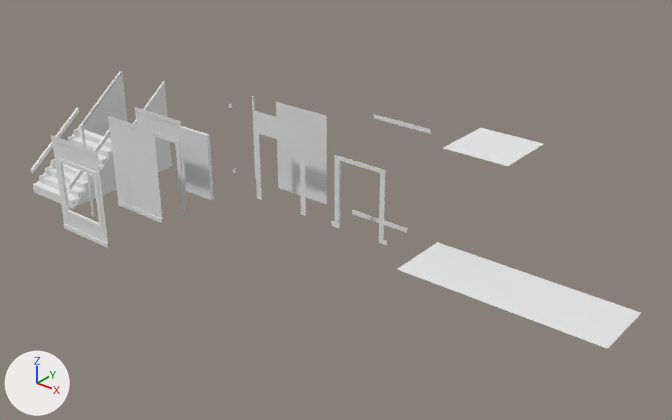
The Blender file resources/data/craftsmanWalls.blend, before and after one commit.
One viewpoint serves both versions: a 50 mm camera at (20.38, -19.09, 12.35) aimed at (5.71, -0.74, 0.97). Arrows for +X, +Y and +Z are at lower left; the lights stay in place.

The first picture shows 'door', 'doorway', 'floorCarpetPink', 'floorLinoleum', 'floorWoodDark', 'primBaseboard', 'primCasing', 'primCeiling', 'primCrown', 'primDoorway', 'primWall', 'primWallCorner', 'stairWallSideLeft', 'stairs', 'wall', 'windowframe'.
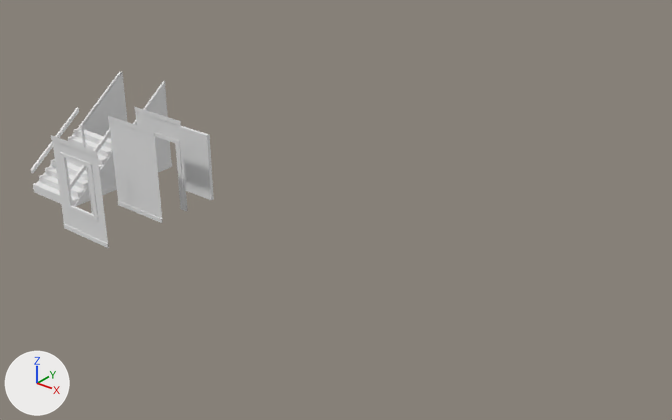
What differs and where, as boxes (x1, y1, x2, y2) in the pictures (672 x 420 px; the box of a moved part takes in the faces that stretch with it):
'floorWoodDark', deleted
    before: (531, 287, 641, 349)
'primWall', deleted
    before: (276, 102, 327, 205)
'floorLinoleum', deleted
    before: (461, 264, 567, 320)
'floorCarpetPink', deleted
    before: (397, 242, 499, 293)
'primCeiling', deleted
    before: (444, 128, 543, 166)
'primDoorway', deleted
    before: (253, 110, 306, 216)
'primCasing', deleted
    before: (331, 155, 387, 246)
'primCrown', deleted
    before: (374, 114, 431, 134)
'primBaseboard', deleted
    before: (352, 210, 408, 233)
'primWallCorner', deleted
    before: (252, 96, 256, 179)
part 1 of me_windowframe, moved or reshaped
    before: (93, 156, 109, 248)
    after: (88, 156, 109, 248)
part 2 of me_windowframe, moved or reshaped
    before: (59, 150, 101, 227)
    after: (59, 150, 100, 227)

What the commit changed:
me_windowframe has 44 vertices, 24 faces and spans x -1.0..1.0, y 0.93..1.0, z 0.0..2.9.
me_windowframe is used by ob_windowframe; location (0.0, -6.0, 0.0).
me_windowframe part 1: all 14 vertices in x 0.72..0.88, y 0.93..1.0, z 0.53..2.27 are moved by (-0.2, 0.0, 0.2).
me_windowframe part 2: all 14 vertices in x -0.88..-0.72, y 0.93..1.0, z 0.53..2.27 are moved by (0.2, 0.0, 0.2).
Object 'floorWoodDark' (ob_floorwooddark) is deleted.
Object 'floorLinoleum' (ob_floorlinoleum) is deleted.
Object 'primBaseboard' (ob_primbaseboard) is deleted.
Object 'primCrown' (ob_primcrown) is deleted.
Object 'primCasing' (ob_primcasing) is deleted.
Object 'primWallCorner' (ob_primwallcorner) is deleted.
Object 'primCeiling' (ob_primceiling) is deleted.
Object 'primDoorway' (ob_primdoorway) is deleted.
Object 'primWall' (ob_primwall) is deleted.
Object 'floorCarpetPink' (ob_floorcarpetpink) is deleted.
